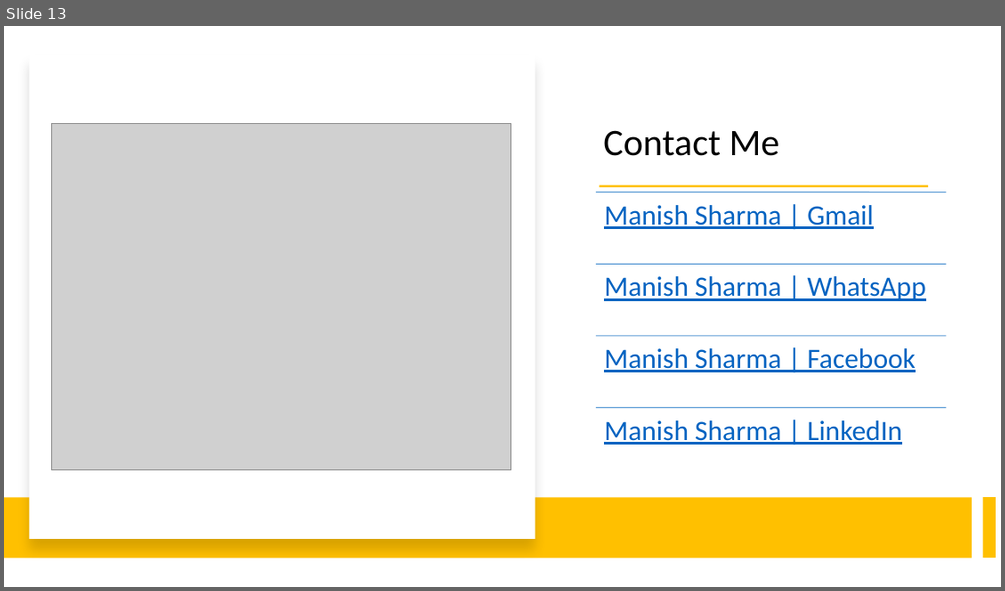
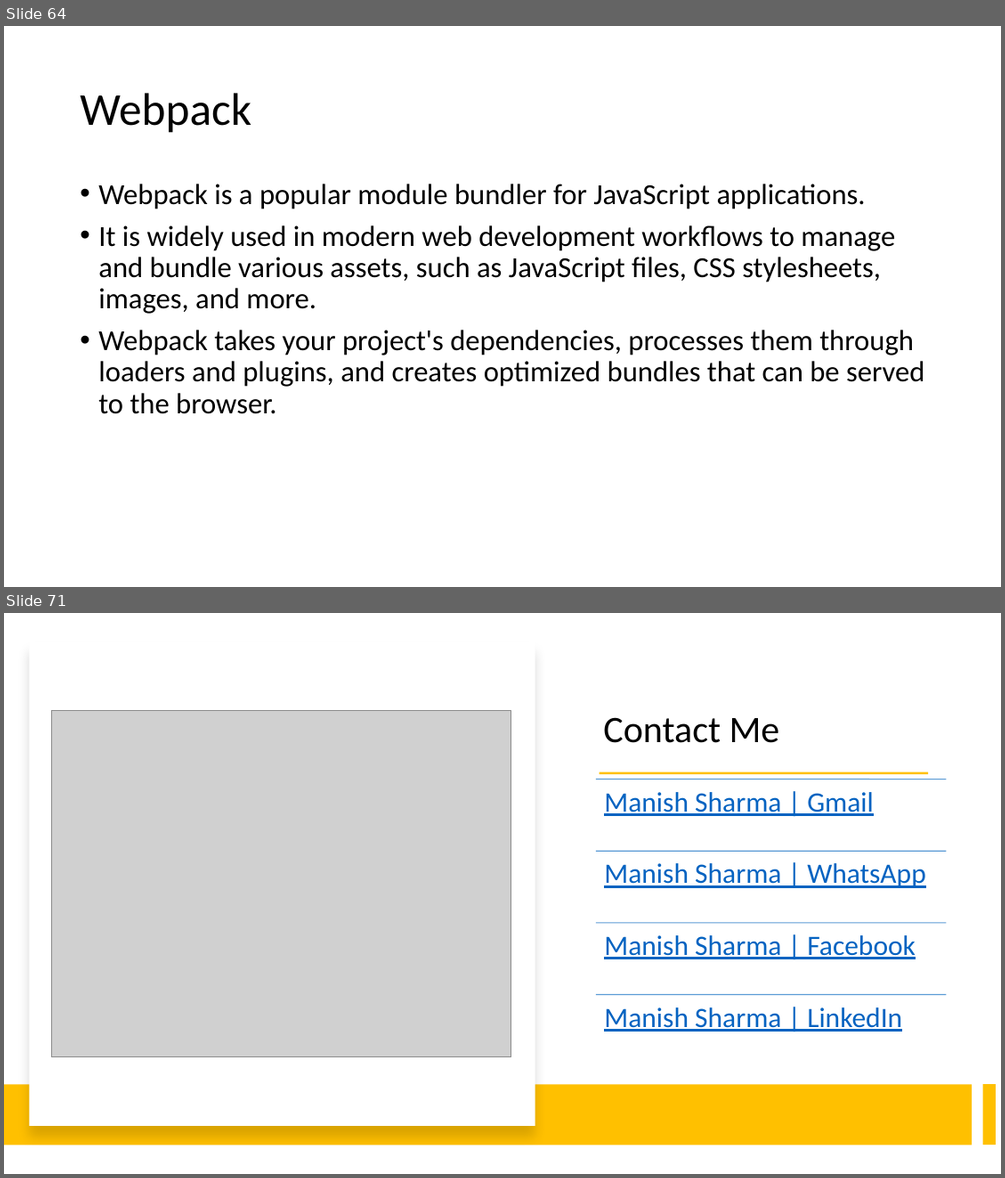
Before and after one commit to explore-with-manish/BFL_Byte_Jul23, a slide deck: Ng-Byte.pptx. Shown one above the other, each under a label of ours: slide 13 before the commit, slides 64 and 71 after it; the slides between them are not shown. The pictures are 1005x591 and 1005x1178 pixels, drawn with LibreOffice and Linux fonts; fonts in the diff are those of the drawing; grey boxes stand for pictures. Boxes give left, top, right and bottom in pixels: in the first picture for what was removed or moved away, otherwise in the second. Text is boxed around its words. In the diff, an @@ line names an element or a change of style, - is before the commit and + after.

```diff
--- a/Ng-Byte.pptx
+++ b/Ng-Byte.pptx
@@ slide 64 added at (4, 26, 1001, 587), background #FFFFFF @@
@@ title added at (80, 93, 251, 133), 44 pt, text #000000 @@
+Webpack
@@ text added at (98, 184, 924, 414), 28 pt, text #000000 @@
+• Webpack is a popular module bundler for JavaScript applications.
+• It is widely used in modern web development workflows to manage and bundle various assets, such as JavaScript files, CSS stylesheets, images, and more.
+• Webpack takes your project's dependencies, processes them through loaders and plugins, and creates optimized bundles that can be served to the browser.
@@ what was slide 13 is now slide 71 @@
```
Also in this commit, not shown: 57 other slides added.
